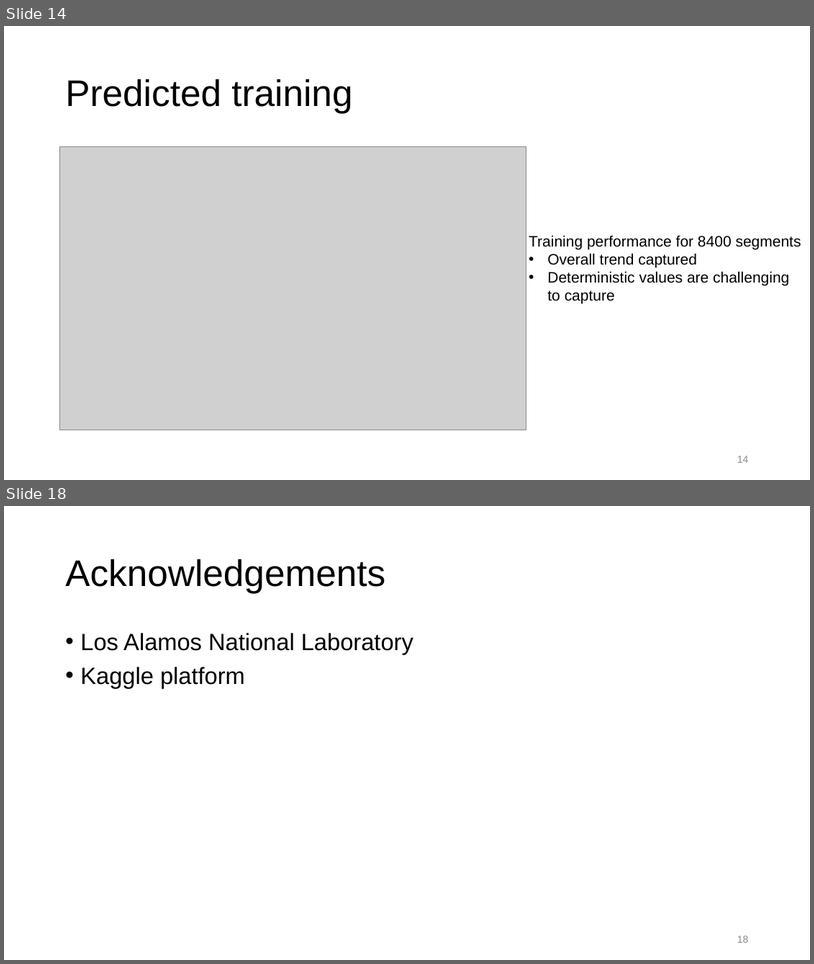
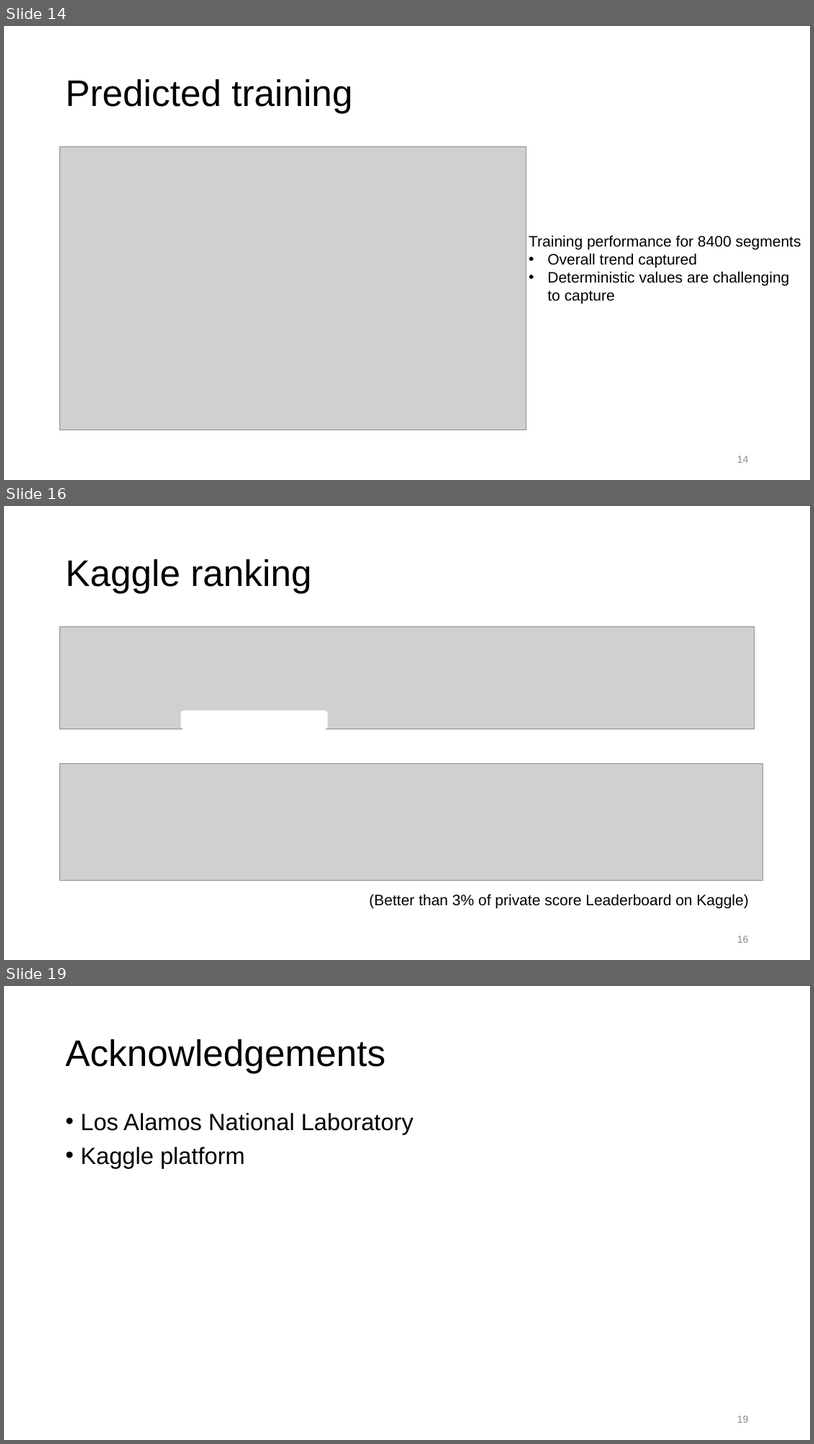
Before and after one commit to qq7933086/Laboratory_earthquake_time_prediction, a slide deck: Capstone_presentation_Laboratory Earthquake Prediction.pptx. Shown one above the other, each under a label of ours: slides 14 and 18 before the commit, slides 14, 16 and 19 after it; the slides between them are not shown. The pictures are 814x964 and 814x1444 pixels, drawn with LibreOffice and Linux fonts; fonts in the diff are those of the drawing; grey boxes stand for pictures. Boxes give left, top, right and bottom in pixels: in the first picture for what was removed or moved away, otherwise in the second. Text is boxed around its words. In the diff, an @@ line names an element or a change of style, - is before the commit and + after.

```diff
--- a/Capstone_presentation_Laboratory Earthquake Prediction.pptx
+++ b/Capstone_presentation_Laboratory Earthquake Prediction.pptx
@@ slide 16 added at (4, 506, 810, 960), background #FFFFFF @@
@@ title added at (65, 559, 311, 593), 44 pt, text #000000 @@
+Kaggle ranking
@@ picture added at (59, 627, 755, 729) @@
@@ rounded rectangle added at (181, 710, 327, 728), fill #FFFFFF, outline #FFFFFF 1 pt @@
@@ picture added at (59, 763, 764, 880) @@
@@ text added at (369, 893, 748, 908), 18 pt, text #000000 @@
+(Better than 3% of private score Leaderboard on Kaggle)
@@ page number added at (738, 935, 749, 942), 12 pt, text #8C8C8C @@
+16
@@ what was slide 18 is now slide 19 @@
```
Also in this commit, not shown: 5 slides changed, 2 other files.
